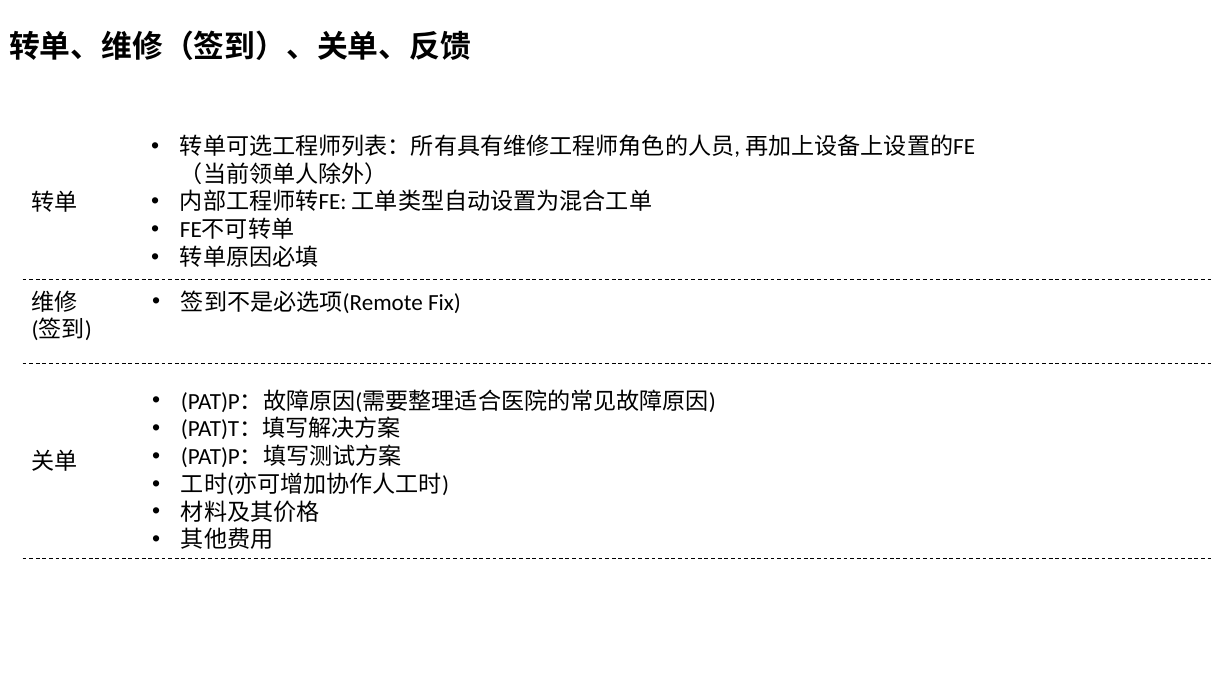
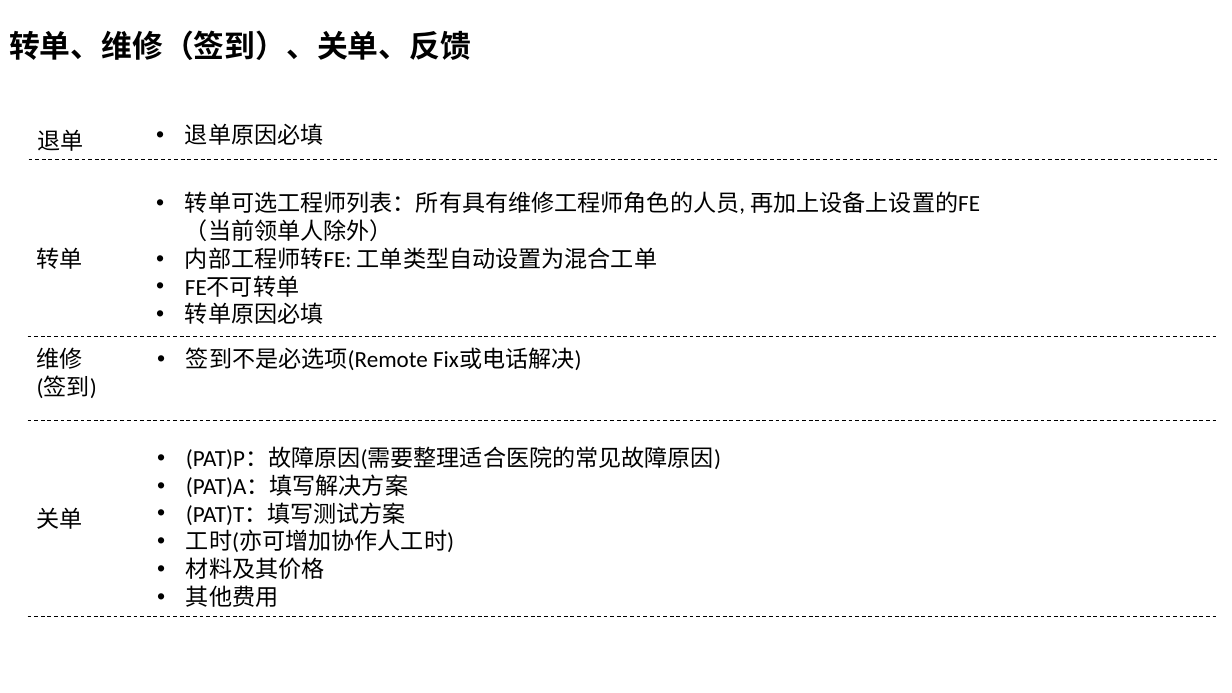
Before and after one commit to devhotmail/APMHome, a slide deck: slide 9 of Document/APM_bizflow.pptx (slide 8 before the commit). Drawn at 1232x693 pixels with LibreOffice and Linux fonts; fonts in the diff are those of the drawing. Boxes give left, top, right and bottom in pixels: in the first picture for what was removed or moved away, otherwise in the second. Text is boxed around its words. In the diff, an @@ line names an element or a change of style, - is before the commit and + after.

```diff
--- a/Document/APM_bizflow.pptx
+++ b/Document/APM_bizflow.pptx
@@ text added at [38, 130, 84, 151], 18 pt, text #000000 @@
+退单
@@ text added at [185, 123, 324, 145], 18 pt, text #000000 @@
+• 退单原因必填
@@ line added from (29, 160) to (1219, 160), #000000 0.75 pt dashed @@
@@ text at [186, 347, 582, 370]: text changed @@
-• 签到不是必选项(Remote Fix)
+• 签到不是必选项(Remote Fix或电话解决)
@@ line moved from (22, 363) - (1214, 363) to (28, 421) - (1218, 421) @@
@@ text at [186, 474, 408, 525]: text changed @@
-• (PAT)T：填写解决方案
-• (PAT)P：填写测试方案
+• (PAT)A：填写解决方案
+• (PAT)T：填写测试方案
@@ 5 texts, 2 lines: place and size @@
-5 texts, 2 lines at [22, 134, 1214, 559]
+5 texts, 2 lines at [28, 191, 1218, 616]
```
Also in this commit, not shown: 5 other slides changed, 1 slide added, 1 other file.
